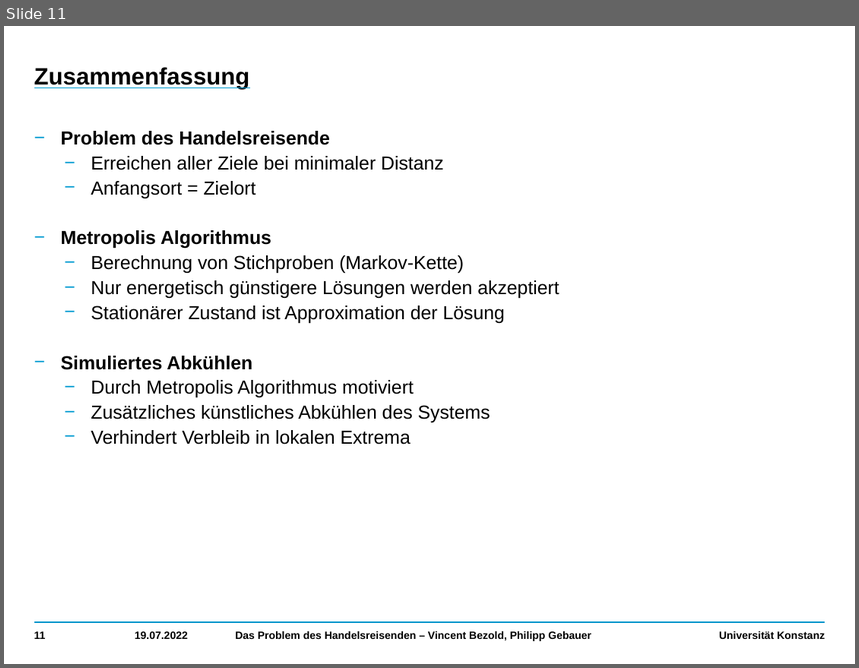
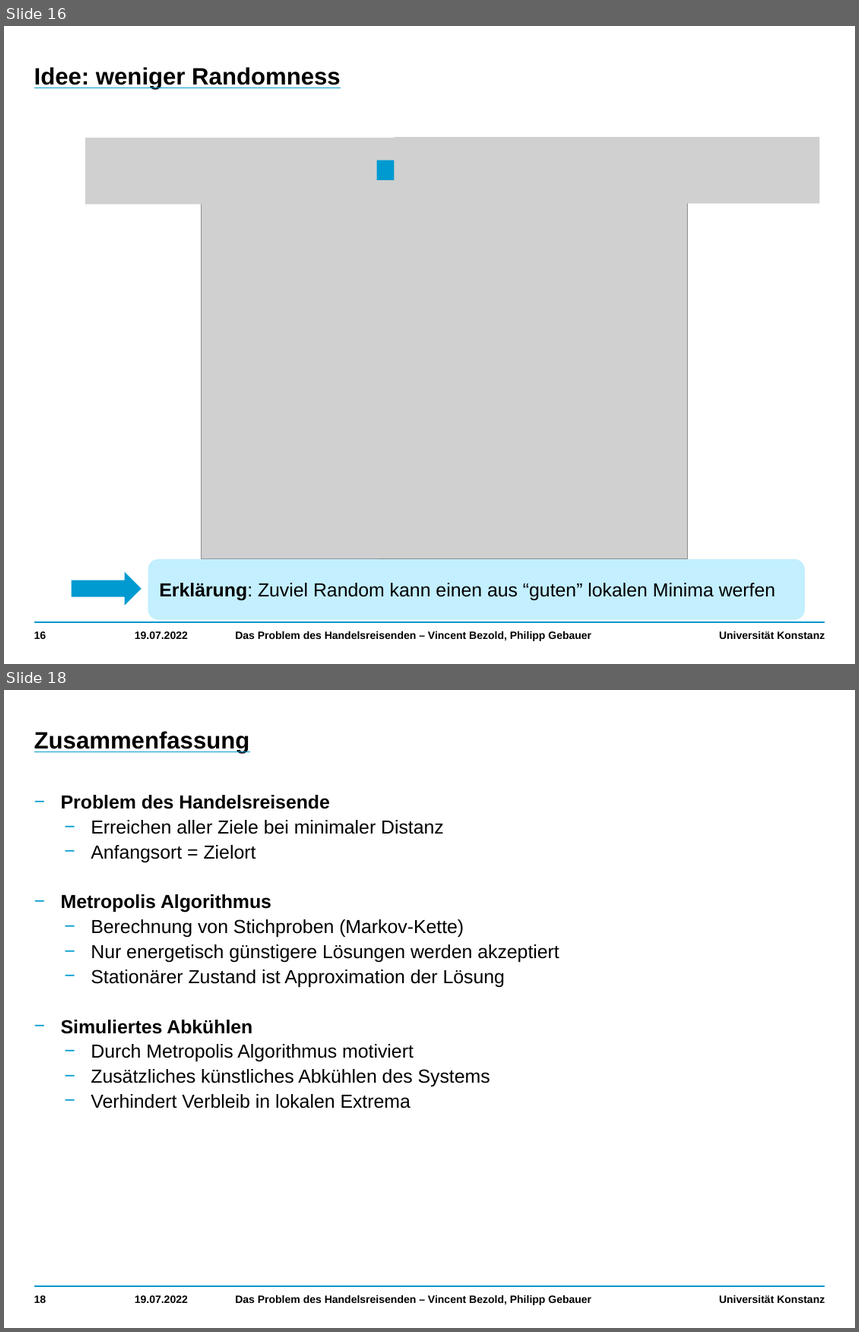
Before and after one commit to VincentBezold/Computer-simulation-stochastic-optimization, a slide deck: Travelling Salesman.pptx. Shown one above the other, each under a label of ours: slide 11 before the commit, slides 16 and 18 after it; the slides between them are not shown. The pictures are 859x668 and 859x1332 pixels, drawn with LibreOffice and Linux fonts; fonts in the diff are those of the drawing; grey boxes stand for pictures. Boxes give left, top, right and bottom in pixels: in the first picture for what was removed or moved away, otherwise in the second. Text is boxed around its words. In the diff, an @@ line names an element or a change of style, - is before the commit and + after.

```diff
--- a/Travelling Salesman.pptx
+++ b/Travelling Salesman.pptx
@@ slide 16 added at box(4, 26, 855, 664), background #FFFFFF; not listed: 2 template elements that a slide beside it also shows @@
@@ title added at box(34, 67, 341, 90), 20 pt, text #000000, bold, underline @@
+Idee: weniger Randomness
@@ picture added at box(85, 138, 408, 204) @@
@@ picture added at box(394, 137, 819, 203) @@
@@ right arrow added at box(377, 151, 482, 190), fill #009AD1 @@
@@ picture added at box(202, 195, 687, 559) @@
@@ right arrow added at box(71, 572, 141, 606), fill #009AD1 @@
@@ rounded rectangle added at box(148, 560, 805, 620), fill #C3EFFF, 16 pt, text #000000 @@
+Erklärung: Zuviel Random kann einen aus “guten” lokalen Minima werfen
@@ page number added at box(34, 632, 47, 639), 9 pt, text #000000, bold @@
+16
@@ text added at box(135, 632, 188, 639), 9 pt, text #000000, bold @@
+19.07.2022
@@ text added at box(235, 632, 591, 642), 9 pt, text #000000, bold @@
+Das Problem des Handelsreisenden – Vincent Bezold, Philipp Gebauer
@@ what was slide 11 is now slide 18 @@
@@ page number at box(34, 1296, 47, 1303): text changed @@
-11
+18
```
Also in this commit, not shown: 5 slides changed, 6 other slides added.
